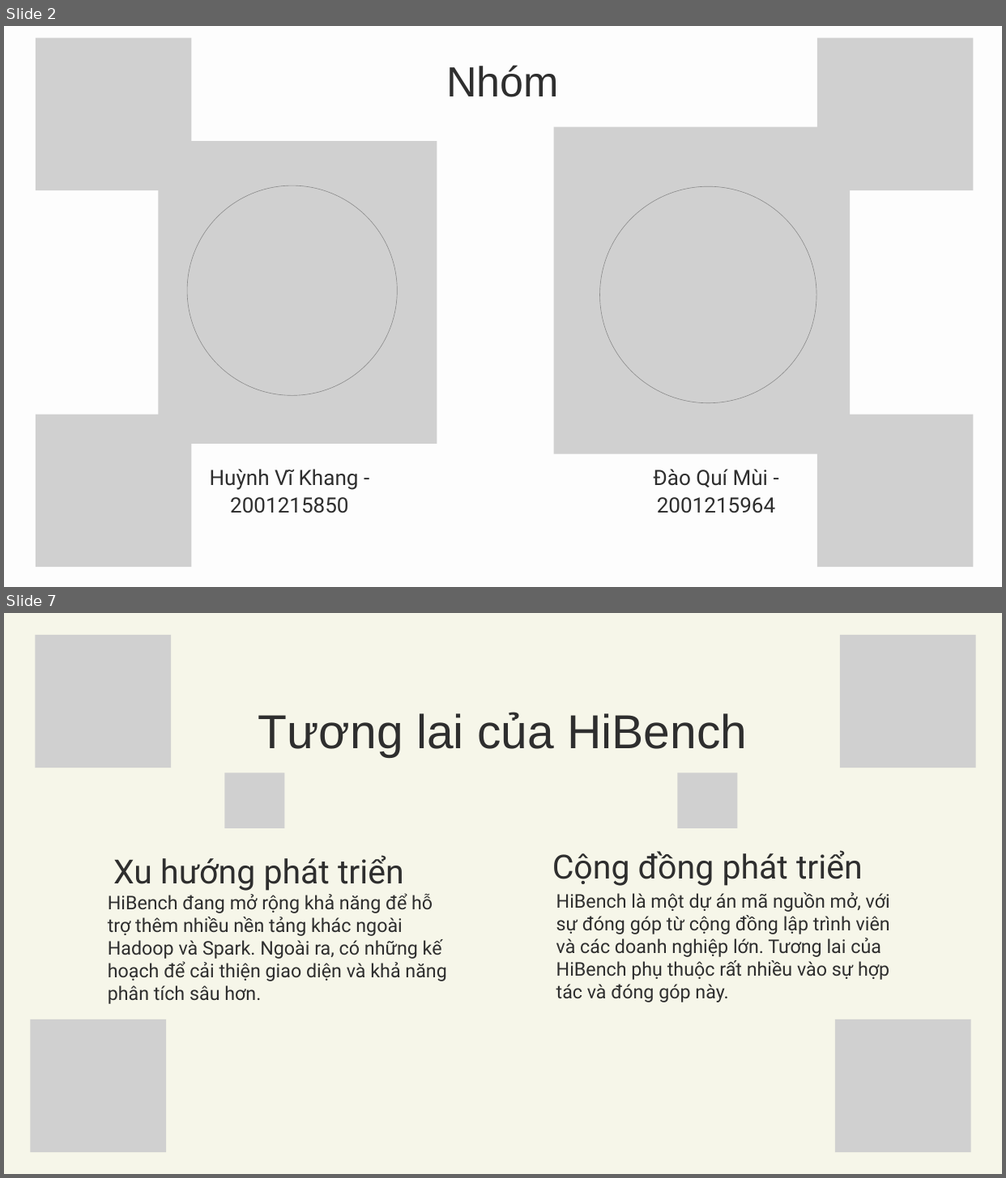
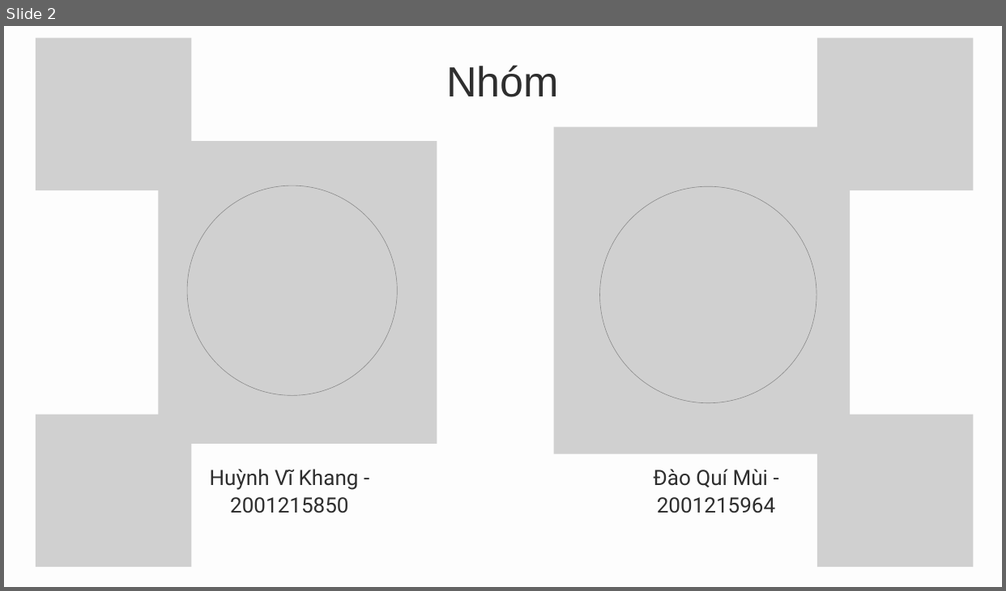
Before and after one commit to netprtony/BigDataProject, a slide deck: DoAnBigData.pptx. Shown one above the other, each under a label of ours: slides 2 and 7 before the commit, slide 2 after it; the slides between them are not shown. The pictures are 1006x1178 and 1006x591 pixels, drawn with LibreOffice and Linux fonts; fonts in the diff are those of the drawing; grey boxes stand for pictures. Boxes give left, top, right and bottom in pixels: in the first picture for what was removed or moved away, otherwise in the second. Text is boxed around its words. In the diff, an @@ line names an element or a change of style, - is before the commit and + after.

```diff
--- a/DoAnBigData.pptx
+++ b/DoAnBigData.pptx
@@ slide 7 removed at [4, 613, 1002, 1174], background #F6F6E9 @@
@@ picture removed at [35, 635, 171, 769] @@
@@ picture removed at [840, 635, 976, 769] @@
@@ text removed at [258, 712, 747, 757] @@
-Tương lai của HiBench
@@ picture removed at [224, 773, 284, 828] @@
@@ picture removed at [678, 773, 738, 828] @@
@@ text removed at [113, 855, 404, 891] @@
-Xu hướng phát triển
@@ text removed at [552, 850, 863, 886] @@
-Cộng đồng phát triển
@@ text removed at [108, 893, 446, 1004] @@
-HiBench đang mở rộng khả năng để hỗ trợ thêm nhiều nền tảng khác ngoài Hadoop và Spark. Ngoài ra, có những kế hoạch để cải thiện giao diện và khả năng phân tích sâu hơn.
@@ text removed at [556, 892, 890, 1003] @@
-HiBench là một dự án mã nguồn mở, với sự đóng góp từ cộng đồng lập trình viên và các doanh nghiệp lớn. Tương lai của HiBench phụ thuộc rất nhiều vào sự hợp tác và đóng góp này.
@@ text removed at [123, 911, 394, 933] @@
-.
@@ picture removed at [30, 1020, 166, 1153] @@
@@ picture removed at [835, 1020, 971, 1153] @@
```
Also in this commit, not shown: 3 slides changed, 4 slides added, 4 other slides removed, 2 other files.
